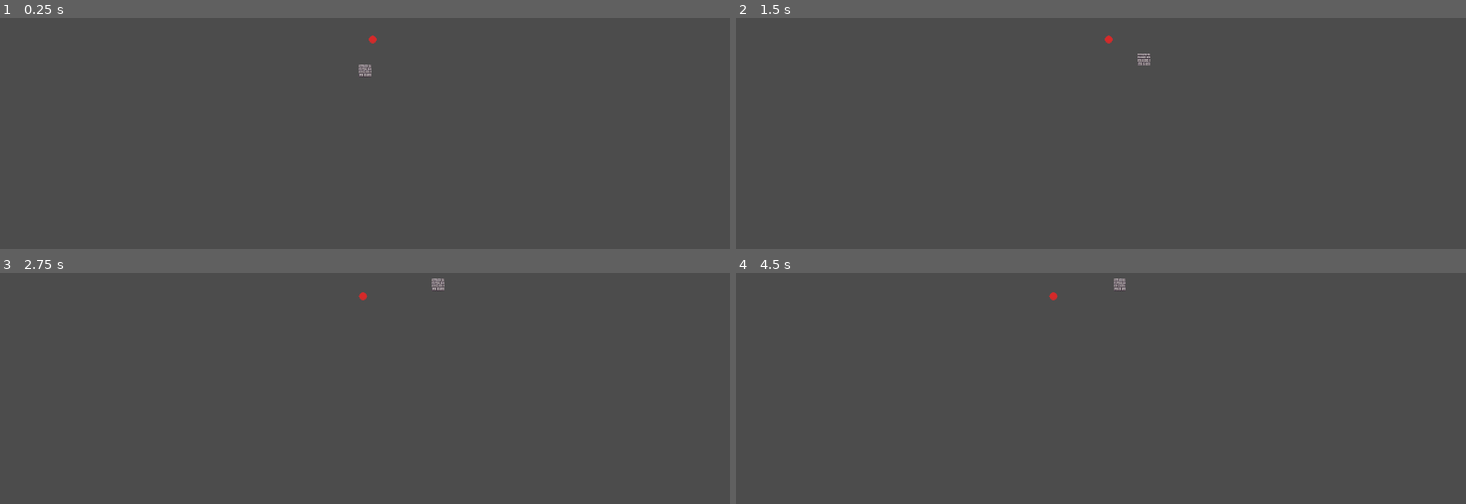
Above: before the commit, frames 1-4 (two rows, left to right).
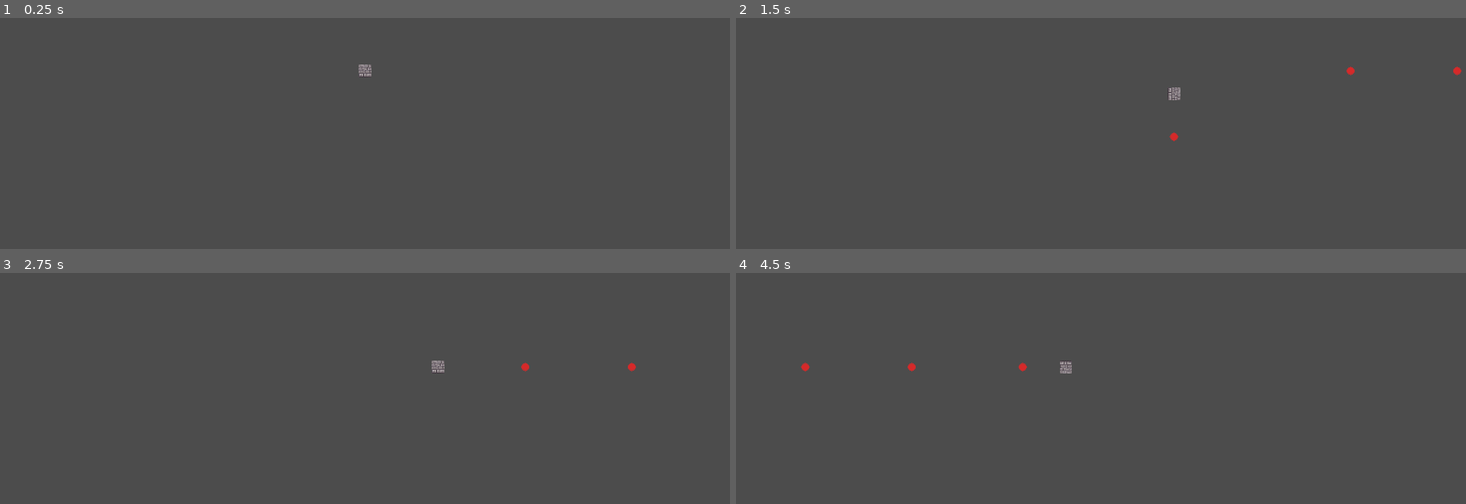
Above: after the commit, the same moments.

Repository: KorossGame/GMTK_Jam
Game: Godot game, scene res://Levels/Level1.tscn
Same seed, same stepped clock (60 frames per second), same inputs: the game is played once before the commit and once after it.
Inputs (mouse positions are in pixels of both pictures, inside the frame that each line leads up to):
- Up to frame 1 (0.25 s): no input
- Up to frame 2 (1.5 s): tap Enter at 0.5 s; move the mouse to (1261, 50) at 0.52 s; press the mouse at (1261, 50) at 0.53 s; hold D (ui_right) 0.53-1.28 s; move the mouse to (955, 91) at 1.27 s; release the mouse at (955, 91) at 1.28 s; hold W (ui_down, bound only after the commit) from 1.28 s (still down); click (955, 91) at 1.35 s
- Up to frame 3 (2.75 s): move the mouse to (outside the picture) at 2.02 s; release W (ui_down, bound only after the commit) at 2.03 s; press the mouse at (outside the picture) at 2.03 s; hold D (ui_right) from 2.03 s (still down)
- Up to frame 4 (4.5 s): move the mouse to (1064, 406) at 2.77 s; release the mouse at (1064, 406) at 2.78 s; click (1064, 406) at 2.85 s; tap Space at 3.5 s; move the mouse to (1320, 388) at 3.52 s; release D (ui_right) at 3.53 s; press the mouse at (1320, 388) at 3.53 s; hold A (ui_left) from 3.53 s (still down); move the mouse to (outside the picture) at 4.27 s; release the mouse at (outside the picture) at 4.28 s; click (outside the picture) at 4.35 s

The runs differ from the first frame. In frame 1, less than 0.1% of the frame differs, in the area x 50-52%, y 7-12%; in frame 2, 0.3%; in frame 3, 0.2%; in frame 4, 0.3%, in the area x 8-54%, y 2-44%.

Commit message:
Rotation and shooting added

Diff:
--- a/Levels/Level1.tscn
+++ b/Levels/Level1.tscn
@@ -1,6 +1,5 @@
-[gd_scene load_steps=5 format=2]
+[gd_scene load_steps=4 format=2]
 
-[ext_resource path="res://Prefabs/Bullet.tscn" type="PackedScene" id=1]
 [ext_resource path="res://Prefabs/Player.tscn" type="PackedScene" id=2]
 [ext_resource path="res://Prefabs/GotoNextRoom.tscn" type="PackedScene" id=4]
 
@@ -25,13 +24,8 @@
 [node name="Game" type="Node2D"]
 script = SubResource( 1 )
 
-[node name="Bullet" parent="." instance=ExtResource( 1 )]
-position = Vector2( 193.1, 57.4138 )
-
 [node name="Player" parent="." instance=ExtResource( 2 )]
-position = Vector2( 172.749, 139.938 )
-collision_mask = 14
+position = Vector2( 87.8436, 227.124 )
 
 [node name="NextRoom" parent="." instance=ExtResource( 4 )]
-position = Vector2( 234.5, 177 )
-[connection signal="body_entered" from="NextRoom" to="NextRoom" method="_on_NextRoom_body_entered"]
+position = Vector2( 200.165, 233.259 )
--- a/Prefabs/Bullet.tscn
+++ b/Prefabs/Bullet.tscn
@@ -3,17 +3,17 @@
 [ext_resource path="res://Sprites/Bullet.png" type="Texture" id=1]
 [ext_resource path="res://Scripts/Bullet.gd" type="Script" id=2]
 
-[sub_resource type="PhysicsMaterial" id=3]
+[sub_resource type="PhysicsMaterial" id=1]
 friction = 0.0
 bounce = 1.0
 
 [sub_resource type="CircleShape2D" id=2]
 
-[node name="Bullet" type="RigidBody2D" groups=[
-"bullet",
-]]
+[node name="Bullet" type="RigidBody2D"]
 position = Vector2( 96, 64 )
-physics_material_override = SubResource( 3 )
+collision_layer = 64
+collision_mask = 24
+physics_material_override = SubResource( 1 )
 gravity_scale = 0.0
 contacts_reported = 1
 contact_monitor = true
--- a/Prefabs/GotoNextRoom.tscn
+++ b/Prefabs/GotoNextRoom.tscn
@@ -14,4 +14,4 @@
 
 [node name="CollisionShape2D" type="CollisionShape2D" parent="."]
 shape = SubResource( 1 )
-[connection signal="body_entered" from="." to="." method="_on_NextScene_body_entered"]
+[connection signal="body_entered" from="." to="." method="_on_NextRoom_body_entered"]
--- a/Prefabs/Player.tscn
+++ b/Prefabs/Player.tscn
@@ -9,7 +9,10 @@
 [node name="Player" type="KinematicBody2D" groups=[
 "player",
 ]]
+collision_mask = 62
 script = ExtResource( 2 )
+speed = 300
+bullet_speed = 1000
 
 [node name="Sprite" type="Sprite" parent="."]
 position = Vector2( -4.76837e-07, 7.15256e-07 )
--- a/Scripts/Bullet.gd
+++ b/Scripts/Bullet.gd
@@ -1,8 +1,4 @@
 extends RigidBody2D
 
-func _physics_process(delta):
-	pass
-
 func _on_Bullet_body_entered(body):
-	if (body.is_in_group("player")):
-		queue_free();
+	queue_free();
--- a/Scripts/Player.gd
+++ b/Scripts/Player.gd
@@ -14,25 +14,36 @@
 
 #Fire
 export var bullet_speed = 250;
-var fire_rate = 0.2;
+var fire_rate = 0.4;
 var can_fire = true;
+
+#Rotation
+var character;
 
 func _init():
 	restoreMovement();
 
+func _ready():
+	character=get_node(".");
+
 func _physics_process(delta):
+	var charRotation = character.get_rotation();
 	#Horizontal
 	if Input.is_action_pressed("ui_right"):
 		direction.x = 1;
+		character.set_rotation_degrees(0);
 	elif (Input.is_action_pressed("ui_left")):
 		direction.x = -1;
+		character.set_rotation_degrees(180);
 	else: direction.x = 0;
 
 	#Vertical
 	if (Input.is_action_pressed("ui_down")):
 		direction.y = 1;
+		character.set_rotation_degrees(90);
 	elif (Input.is_action_pressed("ui_up")):
 		direction.y = -1;
+		character.set_rotation_degrees(-90);
 	else: direction.y = 0;
 
 	#Move
--- a/project.godot
+++ b/project.godot
@@ -84,6 +84,11 @@
 "deadzone": 0.5,
 "events": [  ]
 }
+fire={
+"deadzone": 0.5,
+"events": [ Object(InputEventMouseButton,"resource_local_to_scene":false,"resource_name":"","device":-1,"alt":false,"shift":false,"control":false,"meta":false,"command":false,"button_mask":0,"position":Vector2( 0, 0 ),"global_position":Vector2( 0, 0 ),"factor":1.0,"button_index":1,"pressed":false,"doubleclick":false,"script":null)
+ ]
+}
 
 [layer_names]
 
@@ -93,3 +98,4 @@
 2d_physics/layer_4="Enemy"
 2d_physics/layer_5="Environment"
 2d_physics/layer_6="PowerUP"
+2d_physics/layer_7="Bullets"
